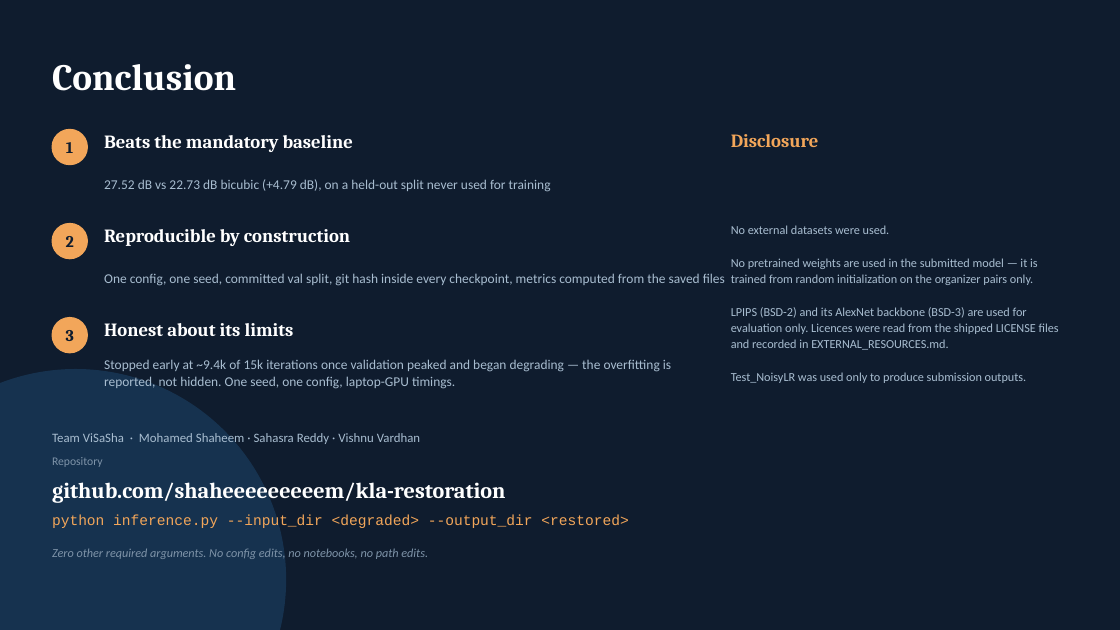
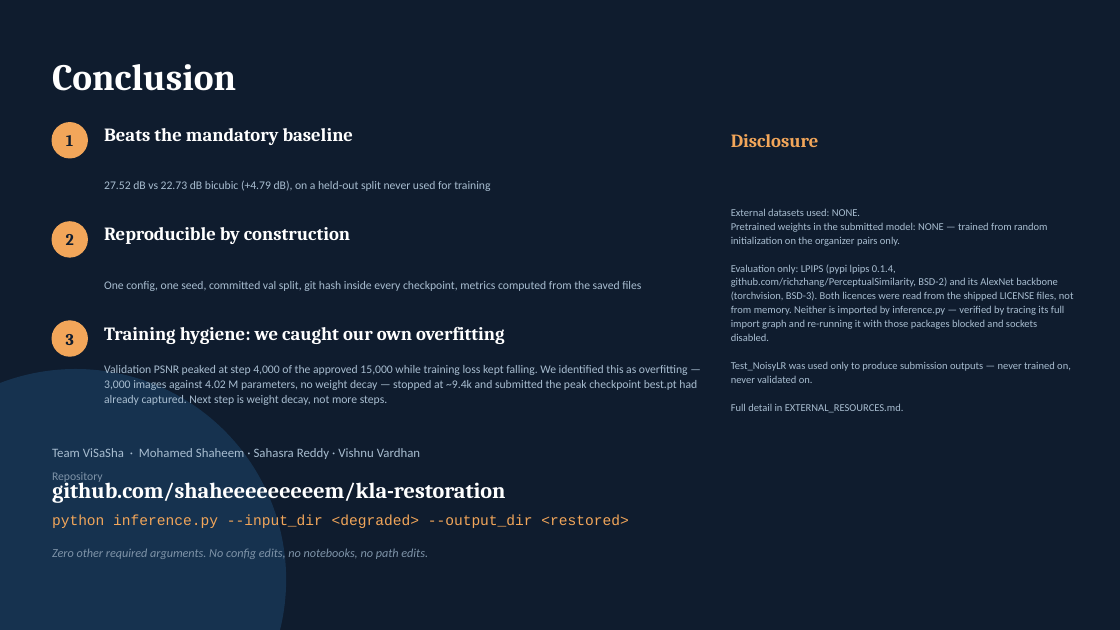
Before and after one commit to shaheeeeeeeeem/kla-restoration, a slide deck: slide 12 of solution_presentation.pptx. Drawn at 1120x630 pixels with LibreOffice and Linux fonts; fonts in the diff are those of the drawing. Boxes give left, top, right and bottom in pixels: in the first picture for what was removed or moved away, otherwise in the second. Text is boxed around its words. In the diff, an @@ line names an element or a change of style, - is before the commit and + after.

```diff
--- a/solution_presentation.pptx
+++ b/solution_presentation.pptx
@@ text "Beats the mandatory baseline": place and size @@
-text "Beats the mandatory baseline" at [104, 135, 353, 152]
+text "Beats the mandatory baseline" at [104, 128, 353, 145]
@@ text "1": place and size @@
-text "1" at [66, 142, 73, 153]
+text "1" at [66, 135, 73, 146]
@@ ellipse: place and size @@
-ellipse at [52, 129, 87, 165]
+ellipse at [52, 123, 87, 158]
@@ text "27.52 dB vs 22.73 dB ..." at [104, 180, 490, 191]: size 11.5 to 10 pt; line spacing 14.5pt to 12.8pt @@
@@ text at [731, 208, 1074, 413]: text changed; size 10.5 to 9 pt @@
-No external datasets were used.
-No pretrained weights are used in the submitted model — it is trained from random initialization on the organizer pairs only.
-LPIPS (BSD-2) and its AlexNet backbone (BSD-3) are used for evaluation only. Licences were read from the shipped LICENSE files and recorded in EXTERNAL_RESOURCES.md.
-Test_NoisyLR was used only to produce submission outputs.
+External datasets used: NONE.
+Pretrained weights in the submitted model: NONE — trained from random initialization on the organizer pairs only.
+Evaluation only: LPIPS (pypi lpips 0.1.4, github.com/richzhang/PerceptualSimilarity, BSD-2) and its AlexNet backbone (torchvision, BSD-3). Both licences were read from the shipped LICENSE files, not from memory. Neither is imported by inference.py — verified by tracing its full import graph and re-running it with those packages blocked and sockets disabled.
+Test_NoisyLR was used only to produce submission outputs — never trained on, never validated on.
+Full detail in EXTERNAL_RESOURCES.md.
@@ text "One config, one seed, committed ..." at [104, 281, 641, 291]: size 11.5 to 10 pt; line spacing 14.5pt to 12.8pt @@
@@ text "3": place and size @@
-text "3" at [66, 330, 74, 341]
+text "3" at [66, 334, 74, 345]
@@ text at [104, 326, 505, 344]: text changed @@
-Honest about its limits
+Training hygiene: we caught our own overfitting
@@ text at [104, 365, 697, 405]: text changed; size 11.5 to 10 pt @@
-Stopped early at ~9.4k of 15k iterations once validation peaked and began degrading — the overfitting is reported, not hidden. One seed, one config, laptop-GPU timings.
+Validation PSNR peaked at step 4,000 of the approved 15,000 while training loss kept falling. We identified this as overfitting — 3,000 images against 4.02 M parameters, no weight decay — stopped at ~9.4k and submitted the peak checkpoint best.pt had already captured. Next step is weight decay, not more steps.
@@ text "Team ViSaSha · Mohamed Shaheem ...": place and size @@
-text "Team ViSaSha · Mohamed Shaheem ..." at [52, 433, 420, 444]
+text "Team ViSaSha · Mohamed Shaheem ..." at [52, 448, 420, 459]
@@ text "Repository": place and size @@
-text "Repository" at [52, 457, 103, 467]
+text "Repository" at [52, 472, 103, 484]
```
Also in this commit, not shown: 2 other files.
